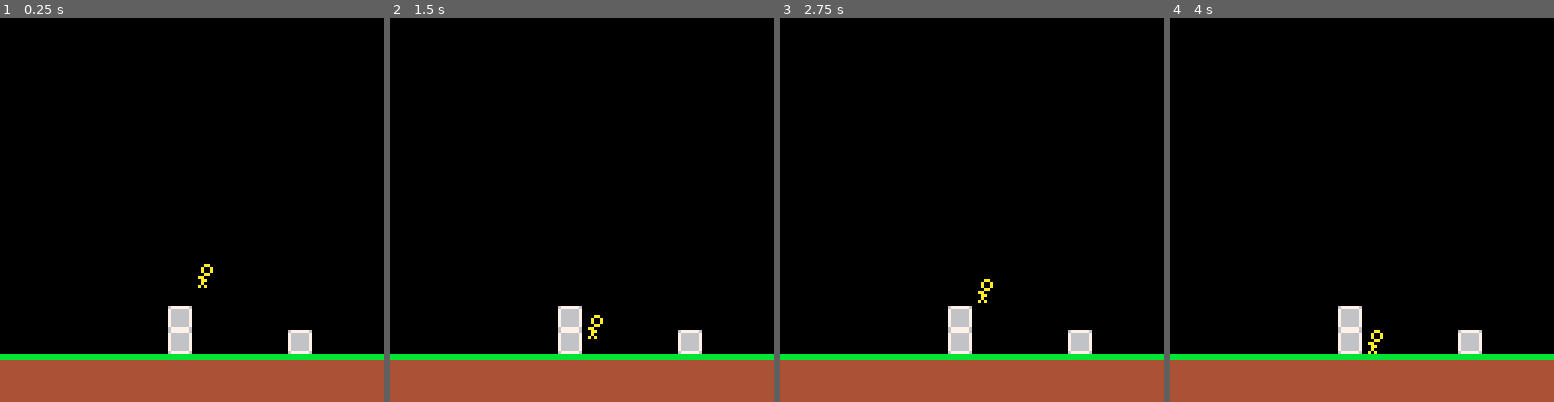
Above: before the commit, frames 1-4 (left to right).
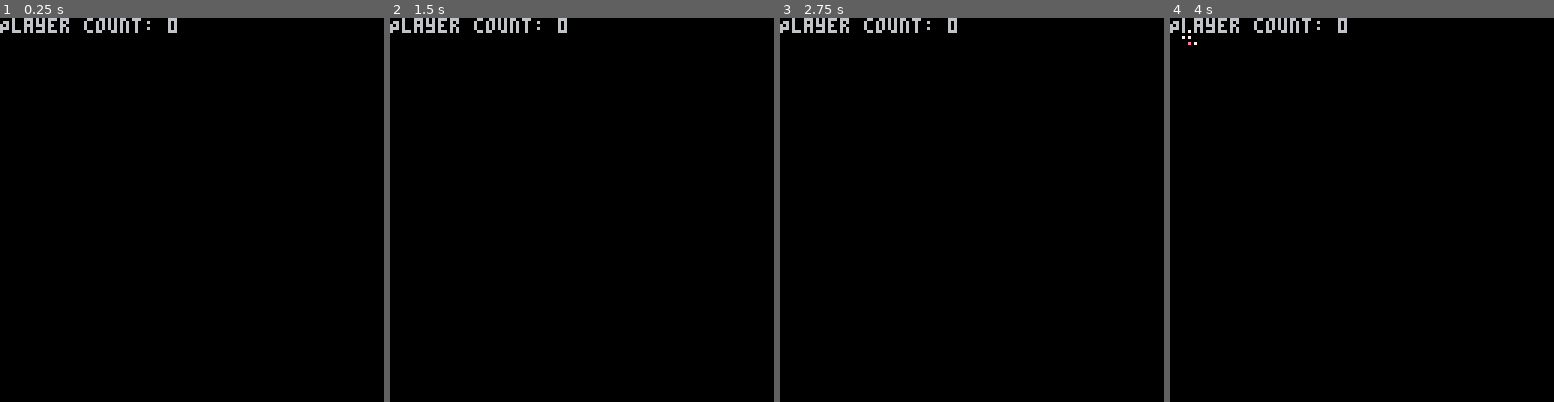
Above: after the commit, the same moments.

Repository: ruby-yacht/sietch-8
Game: PICO-8 cartridge hop.p8
The game is run twice, just before and just after one commit, with the same random seed, the same clock (stepped at 60 frames per second) and the same inputs.
Inputs:
- Up to frame 1 (0.25 s): no input
- Up to frame 2 (1.5 s): tap O (Z key) at 0.7 s
- Up to frame 3 (2.75 s): tap O (Z key) at 1.7, 2.1, 2.5 s
- Up to frame 4 (4 s): tap O (Z key) at 2.9, 3.3, 3.7 s

The runs differ from the first frame. In frame 1, 14% of the frame differs, in the area x 0-100%, y 0-100%; in frame 2, 14%; in frame 3, 14%; in frame 4, 14%.

Commit message:
Buggy prototype finished

Diff:
--- a/test.lua
+++ b/test.lua
@@ -1,6 +1,6 @@
 -- Constants
 local GRAVITY = 0.5  -- Gravity value
-local BOUNCE_FACTOR = -0.8  -- Factor to bounce back after collision
+local BOUNCE_FACTOR = -10  -- Factor to bounce back after collision
 
 local players = {}
 local playerCount = 0
@@ -10,19 +10,18 @@
 
 function _init()
     cls(1)
+
+    initPlayers()
     print("Hop To Survive");
-    initPlayers(1)
 end
 
 function _update()
+    local keyInput = ""
     updatePlayers()
 
-    if stat(30) and stat(31) == "a" then
-        bouncePlayers()
-      end
-
-    if btnp(4) then  -- 'Z' key
-        bouncePlayers()
+    if stat(30) then
+        keyInput = stat(31)
+        bouncePlayer(keyInput)
     end
 end
 
@@ -33,13 +32,13 @@
 end
 
 function drawPlayers()
-    for _, player in ipairs(players) do
+    for key, player in pairs(players) do
         spr(1, player.x, player.y)
     end
 end
 
 function updatePlayers()
-    for _, player in ipairs(players) do
+    for key, player in pairs(players) do
         player.vy = player.vy + GRAVITY
 
         player.y = player.y + player.vy
@@ -47,7 +46,7 @@
                -- Check collision with ground (assuming ground level is at y = 120)
         if player.y + player.height >= 112 then
             player.y = 112 - player.height
-            player.vy = player.vy * BOUNCE_FACTOR
+            player.vy = player.vy
             player.onGround = true
         else
             player.onGround = false
@@ -56,17 +55,32 @@
 end
 
 -- Function to handle players' bouncing
-function bouncePlayers()
-    for _, player in ipairs(players) do
-        if player.onGround then
-            player.vy = player.vy * BOUNCE_FACTOR + 5
-        end
+function bouncePlayer(key)
+
+    local player = players[key]
+    if not (player == nil) and player.onGround then
+        player.vy = BOUNCE_FACTOR
     end
 end
 
-function initPlayers(count)
-    playerCount = count
-    for i = 1, count do
-        players[i] = {x = 64, y = 64, width = 8, height = 8, vx = 0, vy = 0, onGround = false}
-    end
+function initPlayers()
+    local keyInput
+    playerCount = 0
+    local posx = 8
+    repeat
+        cls()
+        print("Player count: " .. playerCount);
+
+        if stat(30) then
+            keyInput = stat(31)
+
+            if not (keyInput == "\31") then
+
+                players[keyInput] = {x = posx, y = 64, width = 8, height = 8, vx = 0, vy = 0, onGround = false, key=keyInput}
+                playerCount = playerCount + 1
+                posx = posx + 9
+            end
+
+        end
+    until keyInput == "\32"
 end
